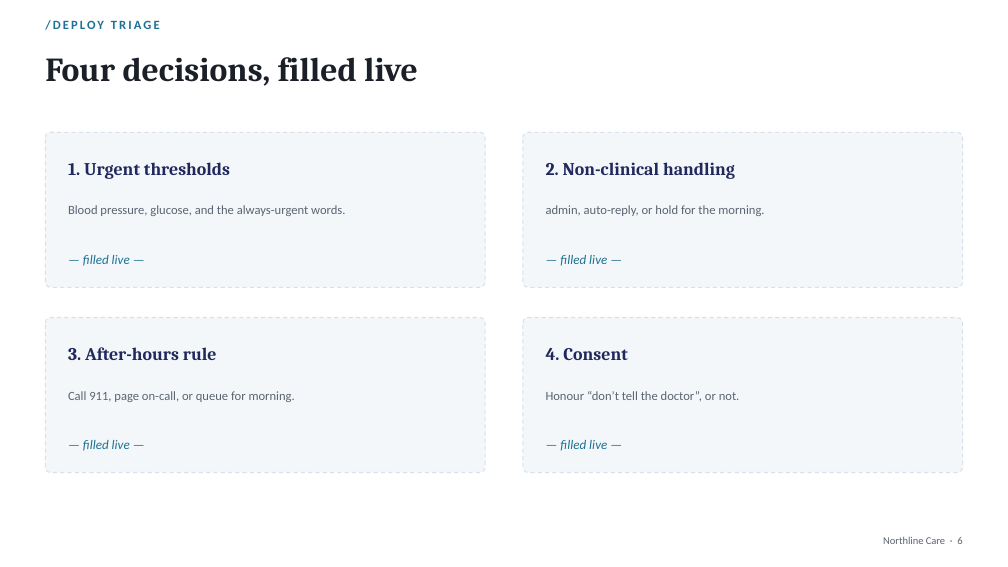
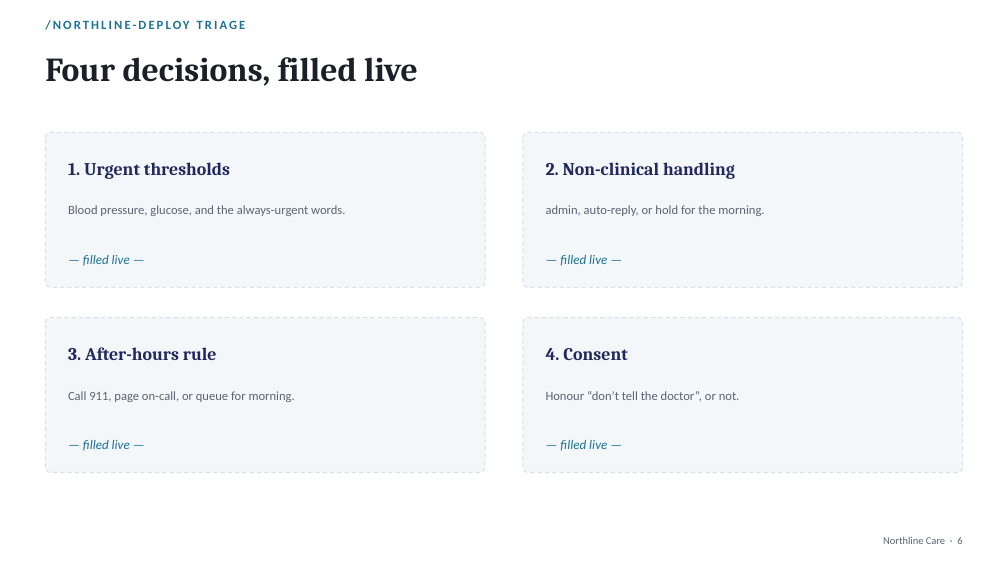
Before and after one commit to anthonymorrisjohnson/northline-course, a slide deck: slide 6 of slides/deck.pptx. Drawn at 1008x567 pixels with LibreOffice and Linux fonts; fonts in the diff are those of the drawing. Boxes give left, top, right and bottom in pixels: in the first picture for what was removed or moved away, otherwise in the second. Text is boxed around its words. In the diff, an @@ line names an element or a change of style, - is before the commit and + after.

```diff
--- a/slides/deck.pptx
+++ b/slides/deck.pptx
@@ text at bbox=[45, 20, 246, 30]: text changed @@
-/DEPLOY TRIAGE
+/NORTHLINE-DEPLOY TRIAGE
```
Also in this commit, not shown: 2 other slides changed, 4 other files.
